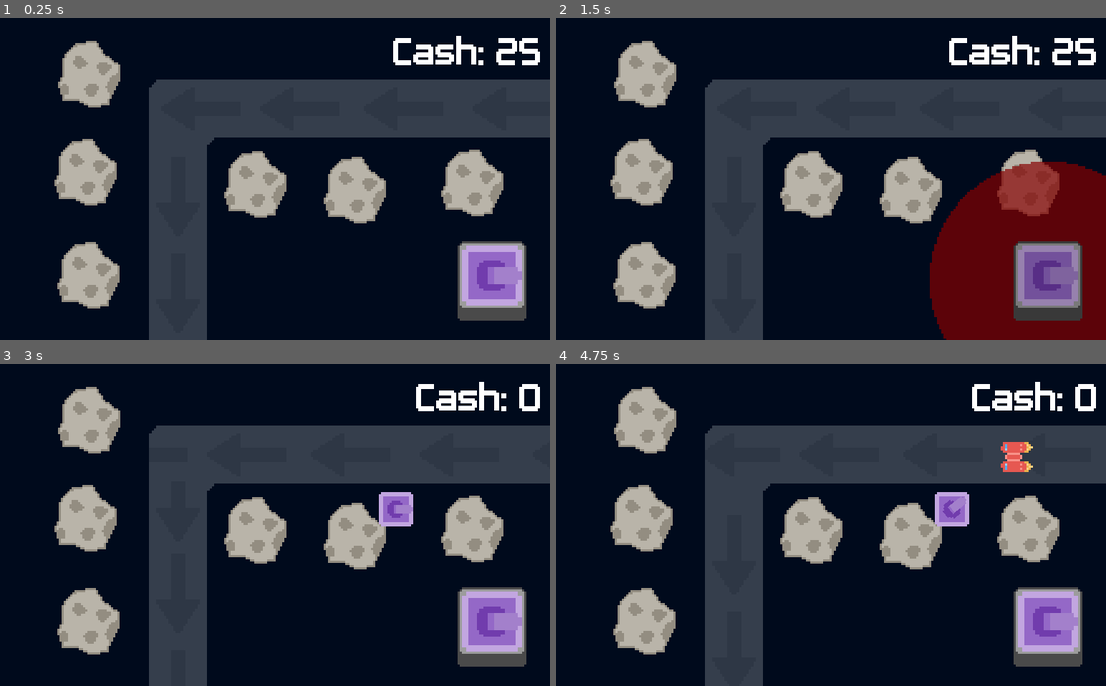
Above: before the commit, frames 1-4 (two rows, left to right).
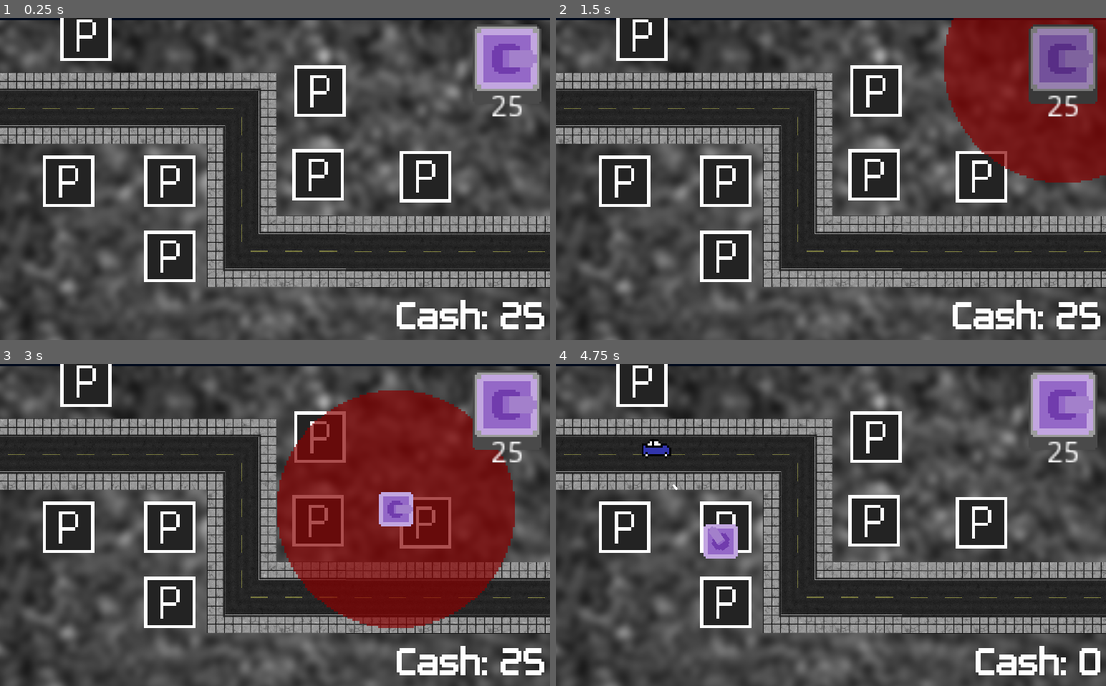
Above: after the commit, the same moments.

Repository: hubodk/eksamen
Game: Godot game, scene res://Scenes/World.tscn
The game is run twice, just before and just after one commit, with the same random seed, the same clock (stepped at 60 frames per second) and the same inputs.
Inputs (mouse positions are in pixels of both pictures, inside the frame that each line leads up to; where the layout moved, square brackets give the same spot in the first picture):
- Up to frame 1 (0.25 s): no input
- Up to frame 2 (1.5 s): click (1062, 63) [1051, 282] at 0.5 s; click (1062, 63) [1051, 282] at 1.25 s
- Up to frame 3 (3 s): click (506, 409) [495, 628] at 2 s; tap Enter at 2.75 s; move the mouse to (396, 508) at 2.77 s; click (396, 508) at 2.85 s
- Up to frame 4 (4.75 s): move the mouse to (721, 541) at 3.52 s; click (721, 541) at 3.6 s; move the mouse to (886, 454) at 4.27 s; click (886, 454) at 4.35 s

The runs differ from the first frame. In frame 1, 93% of the frame differs, in the area x 0-100%, y 0-100%; in frame 2, 94%; in frame 3, 95%; in frame 4, 93%.

Commit message:
opdatering af spil, nye designs samt andet.

Diff:
--- a/Tower Defense EKSAMEN/Scenes/BuildingPlatform.tscn
+++ b/Tower Defense EKSAMEN/Scenes/BuildingPlatform.tscn
@@ -1,15 +1,15 @@
 [gd_scene load_steps=3 format=2]
 
-[ext_resource path="res://Assets/brick.png" type="Texture" id=1]
+[ext_resource path="res://Assets/parkering.png" type="Texture" id=1]
 
 [sub_resource type="RectangleShape2D" id=1]
-extents = Vector2( 13.5927, 13.4322 )
+extents = Vector2( 1.25, 1.25 )
 
 [node name="BuildingPlatform" type="Area2D" groups=["AddPlatform"]]
 
 [node name="Sprite" type="Sprite" parent="."]
+scale = Vector2( 1.5, 1.5 )
 texture = ExtResource( 1 )
 
 [node name="CollisionShape2D" type="CollisionShape2D" parent="."]
-position = Vector2( 0, 0.353554 )
 shape = SubResource( 1 )
--- /dev/null
+++ b/Tower Defense EKSAMEN/Scenes/Bullet1.gd
@@ -0,0 +1,19 @@
+extends Area2D
+
+
+var move = Vector2.ZERO
+var speed = 6
+var look_vec = Vector2.ZERO
+var target
+
+func _ready():
+	if target != null:
+		$Sprite.look_at(target.global_position)
+		look_vec = target.global_position - global_position
+
+func _physics_process(delta):
+	move = Vector2.ZERO
+
+	move = move.move_toward(look_vec, delta)
+	move = move.normalized() * speed
+	global_position += move
--- /dev/null
+++ b/Tower Defense EKSAMEN/Scenes/Bullet1.tscn
@@ -0,0 +1,20 @@
+[gd_scene load_steps=4 format=2]
+
+[ext_resource path="res://Assets/bullet.png" type="Texture" id=1]
+[ext_resource path="res://Scenes/Bullet1.gd" type="Script" id=2]
+
+[sub_resource type="RectangleShape2D" id=1]
+extents = Vector2( 0.53125, 1.51563 )
+
+[node name="Bullet" type="Area2D" groups=["Projectile"]]
+script = ExtResource( 2 )
+
+[node name="Sprite" type="Sprite" parent="."]
+rotation = 1.5708
+texture = ExtResource( 1 )
+
+[node name="CollisionShape2D" type="CollisionShape2D" parent="."]
+shape = SubResource( 1 )
+
+[node name="VisibilityNotifier2D" type="VisibilityNotifier2D" parent="."]
+scale = Vector2( 0.0501562, 0.146101 )
--- a/Tower Defense EKSAMEN/Scenes/Enemy.tscn
+++ b/Tower Defense EKSAMEN/Scenes/Enemy.tscn
@@ -1,10 +1,10 @@
 [gd_scene load_steps=4 format=2]
 
-[ext_resource path="res://Assets/enemy.png" type="Texture" id=1]
+[ext_resource path="res://Assets/bil.png" type="Texture" id=1]
 [ext_resource path="res://Scripts/Enemy.gd" type="Script" id=2]
 
 [sub_resource type="RectangleShape2D" id=1]
-extents = Vector2( 6.24664, 6.27271 )
+extents = Vector2( 6.12332, 4.5 )
 
 [node name="EnemyPath" type="PathFollow2D"]
 script = ExtResource( 2 )
@@ -12,6 +12,7 @@
 [node name="Enemy" type="Area2D" parent="." groups=["Enemy"]]
 
 [node name="CollisionShape2D" type="CollisionShape2D" parent="Enemy"]
+position = Vector2( -0.12332, -0.5 )
 shape = SubResource( 1 )
 
 [node name="Sprite" type="Sprite" parent="Enemy"]
--- /dev/null
+++ b/Tower Defense EKSAMEN/Scenes/Tower1.gd
@@ -0,0 +1,66 @@
+extends Node2D
+
+onready var Tower1 = $Tower1
+onready var TowerHead1 = $Tower_Head1
+var bullet1 = preload("res://Scenes/Bullet1.tscn")
+
+var enemies = []
+
+var building = true
+var canPlace = false
+
+var current_enemy
+
+func _physics_process(delta):
+	if building == false:
+		$Range.visible = false
+		if enemies != []:
+			current_enemy = enemies[0]
+			TowerHead1.look_at(current_enemy.global_position)
+	else:
+		$Range.visible = true
+		global_position = get_global_mouse_position()
+		if canPlace == true:
+			$Range.modulate = Color(0,0,0)
+			if Input.is_action_just_pressed("click"):
+				building = false
+				get_parent().tower1_built()
+		else:
+			$Range.modulate =  Color(1, 1, 1)
+
+
+func _on_Sight_area_entered(area):
+	if area.is_in_group("Enemy"):
+		if building == false:
+			enemies.append(area)
+
+
+func _on_Sight_area_exited(area):
+	if area.is_in_group("Enemy"):
+		if building == false:
+			enemies.erase(area)
+
+
+
+func _on_ShootTimer_timeout():
+	if building == false:
+		if current_enemy:
+			if enemies:
+				if current_enemy == enemies[0]:
+					var b = bullet1.instance()
+					b.global_position = global_position
+					b.target = current_enemy
+					get_parent().add_child(b)
+
+
+
+func _on_Placement_area_entered(area):
+	if area.is_in_group("AddPlatform"):
+		if building == true:
+			canPlace = true
+
+
+func _on_Placement_area_exited(area):
+	if area.is_in_group("AddPlatform"):
+		if building == true:
+			canPlace = false
--- /dev/null
+++ b/Tower Defense EKSAMEN/Scenes/Tower1.tscn
@@ -0,0 +1,47 @@
+[gd_scene load_steps=7 format=2]
+
+[ext_resource path="res://Assets/range.png" type="Texture" id=1]
+[ext_resource path="res://Assets/tower_head1.png" type="Texture" id=2]
+[ext_resource path="res://Assets/tower1.png" type="Texture" id=3]
+[ext_resource path="res://Scenes/Tower1.gd" type="Script" id=4]
+
+[sub_resource type="CircleShape2D" id=1]
+radius = 56.1333
+
+[sub_resource type="RectangleShape2D" id=2]
+extents = Vector2( 7.45089, 7.23785 )
+
+[node name="Tower" type="Node2D"]
+script = ExtResource( 4 )
+
+[node name="Range1" type="Sprite" parent="."]
+visible = false
+modulate = Color( 0, 0, 0, 1 )
+scale = Vector2( 1.09823, 1.09823 )
+texture = ExtResource( 1 )
+
+[node name="Tower1" type="Sprite" parent="."]
+texture = ExtResource( 3 )
+
+[node name="Tower_Head1" type="Sprite" parent="."]
+texture = ExtResource( 2 )
+
+[node name="Sight" type="Area2D" parent="." groups=["Sight"]]
+
+[node name="CollisionShape2D" type="CollisionShape2D" parent="Sight"]
+shape = SubResource( 1 )
+
+[node name="Placement" type="Area2D" parent="."]
+
+[node name="CollisionShape2D" type="CollisionShape2D" parent="Placement"]
+shape = SubResource( 2 )
+
+[node name="ShootTimer" type="Timer" parent="."]
+wait_time = 0.5
+autostart = true
+
+[connection signal="area_entered" from="Sight" to="." method="_on_Sight_area_entered"]
+[connection signal="area_exited" from="Sight" to="." method="_on_Sight_area_exited"]
+[connection signal="area_entered" from="Placement" to="." method="_on_Placement_area_entered"]
+[connection signal="area_exited" from="Placement" to="." method="_on_Placement_area_exited"]
+[connection signal="timeout" from="ShootTimer" to="." method="_on_ShootTimer_timeout"]
--- a/Tower Defense EKSAMEN/Scenes/World.tscn
+++ b/Tower Defense EKSAMEN/Scenes/World.tscn
@@ -1,27 +1,19 @@
-[gd_scene load_steps=14 format=2]
+[gd_scene load_steps=13 format=2]
 
 [ext_resource path="res://Scenes/BuildingPlatform.tscn" type="PackedScene" id=1]
 [ext_resource path="res://Scripts/World.gd" type="Script" id=2]
 [ext_resource path="res://Assets/towerbutton_pressed.png" type="Texture" id=3]
 [ext_resource path="res://Assets/towerButton.png" type="Texture" id=4]
 [ext_resource path="res://Assets/towerButton_hover.png" type="Texture" id=5]
-[ext_resource path="res://Assets/road1.png" type="Texture" id=6]
-[ext_resource path="res://Assets/road2.png" type="Texture" id=7]
-[ext_resource path="res://Assets/road3.png" type="Texture" id=8]
-[ext_resource path="res://Assets/road4.png" type="Texture" id=9]
+[ext_resource path="res://Assets/vej.png" type="Texture" id=6]
 [ext_resource path="res://Assets/PlaymegamesReguler-2OOee.ttf" type="DynamicFontData" id=10]
-
-[sub_resource type="SpriteFrames" id=1]
-animations = [ {
-"frames": [ ExtResource( 6 ), ExtResource( 7 ), ExtResource( 8 ), ExtResource( 9 ) ],
-"loop": true,
-"name": "default",
-"speed": 5.0
-} ]
+[ext_resource path="res://Assets/towerButton1.png" type="Texture" id=11]
+[ext_resource path="res://Assets/towerbutton_pressed1.png" type="Texture" id=12]
+[ext_resource path="res://Assets/towerButton_hover1.png" type="Texture" id=13]
 
 [sub_resource type="Curve2D" id=2]
 _data = {
-"points": PoolVector2Array( 0, 0, 0, 0, 260.837, 43.2429, 0, 0, 0, 0, 83.3478, 43.2429, 0, 0, 0, 0, 82.1464, 155.113 )
+"points": PoolVector2Array( 0, 0, 0, 0, 0, 43.0833, 0, 0, 0, 0, 112.424, 43.0833, 0, 0, 0, 0, 112.424, 114, 0, 0, 0, 0, 256.97, 114 )
 }
 
 [sub_resource type="DynamicFont" id=3]
@@ -31,20 +23,18 @@
 [node name="World" type="Node2D"]
 script = ExtResource( 2 )
 
-[node name="AnimatedSprite" type="AnimatedSprite" parent="."]
-modulate = Color( 1, 1, 1, 0.211765 )
-position = Vector2( 166.005, 89.9808 )
-scale = Vector2( 1.1226, 1.1226 )
-frames = SubResource( 1 )
-frame = 2
-speed_scale = 2.0
-playing = true
+[node name="Vej" type="Sprite" parent="."]
+position = Vector2( 127.875, 75.5 )
+scale = Vector2( 0.133464, 0.137963 )
+texture = ExtResource( 6 )
 
 [node name="Path2D" type="Path2D" parent="."]
+position = Vector2( 0, -1.91891 )
+scale = Vector2( 0.996226, 0.972973 )
 curve = SubResource( 2 )
 
 [node name="PathFollow2D" type="PathFollow2D" parent="Path2D"]
-position = Vector2( 82.1464, 155.113 )
+position = Vector2( 256.97, 114 )
 offset = 499.47
 
 [node name="WaveTimer" type="Timer" parent="."]
@@ -61,49 +51,73 @@
 anchor_top = 0.00374156
 anchor_right = -0.00219226
 anchor_bottom = 0.00374156
-margin_left = 156.597
-margin_top = 8.43877
-margin_right = 1109.6
-margin_bottom = 177.439
+margin_left = 158.561
+margin_top = 131.439
+margin_right = 1111.56
+margin_bottom = 300.439
 rect_scale = Vector2( 0.1, 0.1 )
 custom_fonts/font = SubResource( 3 )
 text = "Cash: 10"
 align = 2
-__meta__ = {
-"_edit_use_anchors_": false
-}
 
 [node name="TextureButton" type="TextureButton" parent="GUI"]
-margin_left = 213.193
-margin_top = 103.945
-margin_right = 245.193
-margin_bottom = 140.945
+margin_left = 220.0
+margin_top = 3.0
+margin_right = 252.0
+margin_bottom = 40.0
 texture_normal = ExtResource( 4 )
 texture_pressed = ExtResource( 3 )
 texture_hover = ExtResource( 5 )
 expand = true
-__meta__ = {
-"_edit_use_anchors_": false
-}
+
+[node name="TextureButton1" type="TextureButton" parent="GUI"]
+visible = false
+margin_left = 173.0
+margin_top = 97.0
+margin_right = 205.0
+margin_bottom = 134.0
+texture_normal = ExtResource( 11 )
+texture_pressed = ExtResource( 12 )
+texture_hover = ExtResource( 13 )
+expand = true
+
+[node name="pricelabel1" type="Label" parent="GUI"]
+margin_left = 228.0
+margin_top = 35.0
+margin_right = 244.0
+margin_bottom = 49.0
+text = "25"
+
+[node name="pricelabel2" type="Label" parent="GUI"]
+visible = false
+margin_left = 182.0
+margin_top = 136.0
+margin_right = 198.0
+margin_bottom = 150.0
+text = "50"
+
+[node name="BuildingPlatform6" parent="." instance=ExtResource( 1 )]
+position = Vector2( 79, 111 )
 
 [node name="BuildingPlatform" parent="." instance=ExtResource( 1 )]
-position = Vector2( 220.468, 76.2802 )
+position = Vector2( 198, 74 )
 
 [node name="BuildingPlatform2" parent="." instance=ExtResource( 1 )]
-position = Vector2( 119.349, 77.1535 )
+position = Vector2( 149, 34 )
 
 [node name="BuildingPlatform3" parent="." instance=ExtResource( 1 )]
-position = Vector2( 165.559, 79.6791 )
+position = Vector2( 148, 73 )
 
 [node name="BuildingPlatform4" parent="." instance=ExtResource( 1 )]
-position = Vector2( 41.8322, 119.481 )
+position = Vector2( 32, 76 )
 
 [node name="BuildingPlatform5" parent="." instance=ExtResource( 1 )]
-position = Vector2( 40.2754, 71.2425 )
+position = Vector2( 79, 76 )
 
 [node name="BuildingPlatform7" parent="." instance=ExtResource( 1 )]
-position = Vector2( 41.8679, 25.7316 )
+position = Vector2( 40, 8 )
 
 [connection signal="timeout" from="WaveTimer" to="." method="_on_WaveTimer_timeout"]
 [connection signal="timeout" from="MobTimer" to="." method="_on_MobTimer_timeout"]
 [connection signal="pressed" from="GUI/TextureButton" to="." method="_on_TextureButton_pressed"]
+[connection signal="pressed" from="GUI/TextureButton1" to="." method="_on_TextureButton1_pressed"]
--- a/Tower Defense EKSAMEN/Scripts/World.gd
+++ b/Tower Defense EKSAMEN/Scripts/World.gd
@@ -1,6 +1,7 @@
 extends Node2D
 
 var tower = preload("res://Scenes/Tower.tscn")
+var tower1 = preload("res://Scenes/Tower1.tscn")
 var mob = preload("res://Scenes/Enemy.tscn")
 var instance
 
@@ -9,8 +10,8 @@
 var money = 25
 var wave = 0
 var mobs_left = 0
-var wave_mobs = [1,1,5,10,30,0]
-var wave_speed = [1.2,1,1,1,1.5,100]
+var wave_mobs = [1,1,5,10,100,0]
+var wave_speed = [1.2,1,1,1,0.1,100]
 
 func _ready():
 	$WaveTimer.start()
@@ -47,9 +48,14 @@
 		else:
 			get_tree().change_scene("res://Scenes/Win.tscn")
 
-
 func _on_TextureButton_pressed():
 	if building == false and money >= 25:
 		instance = tower.instance()
 		add_child(instance)
 		building = true
+
+func _on_TextureButton1_pressed():
+	if building == false and money >= 50:
+		instance = tower1.instance()
+		add_child(instance)
+		building = true
Binary file added: Tower Defense EKSAMEN/Assets/bil.png
Not shown, added: Tower Defense EKSAMEN/Assets/bil.png.import
Binary file added: Tower Defense EKSAMEN/Assets/parkering.png
Not shown, added: Tower Defense EKSAMEN/Assets/parkering.png.import
Binary file added: Tower Defense EKSAMEN/Assets/tower1.png
Not shown, added: Tower Defense EKSAMEN/Assets/tower1.png.import
Binary file added: Tower Defense EKSAMEN/Assets/tower2.png
Not shown, added: Tower Defense EKSAMEN/Assets/tower2.png.import
Binary file added: Tower Defense EKSAMEN/Assets/towerButton1.png
Not shown, added: Tower Defense EKSAMEN/Assets/towerButton1.png.import
Binary file added: Tower Defense EKSAMEN/Assets/towerButton2.png
Not shown, added: Tower Defense EKSAMEN/Assets/towerButton2.png.import
(and 17 more such lines)
